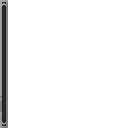
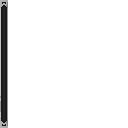
Before/after of a w=128, h=128 layered artwork. What changed in the layer stack:
painted on "Layer" over bbox(0, 0, 8, 128)
